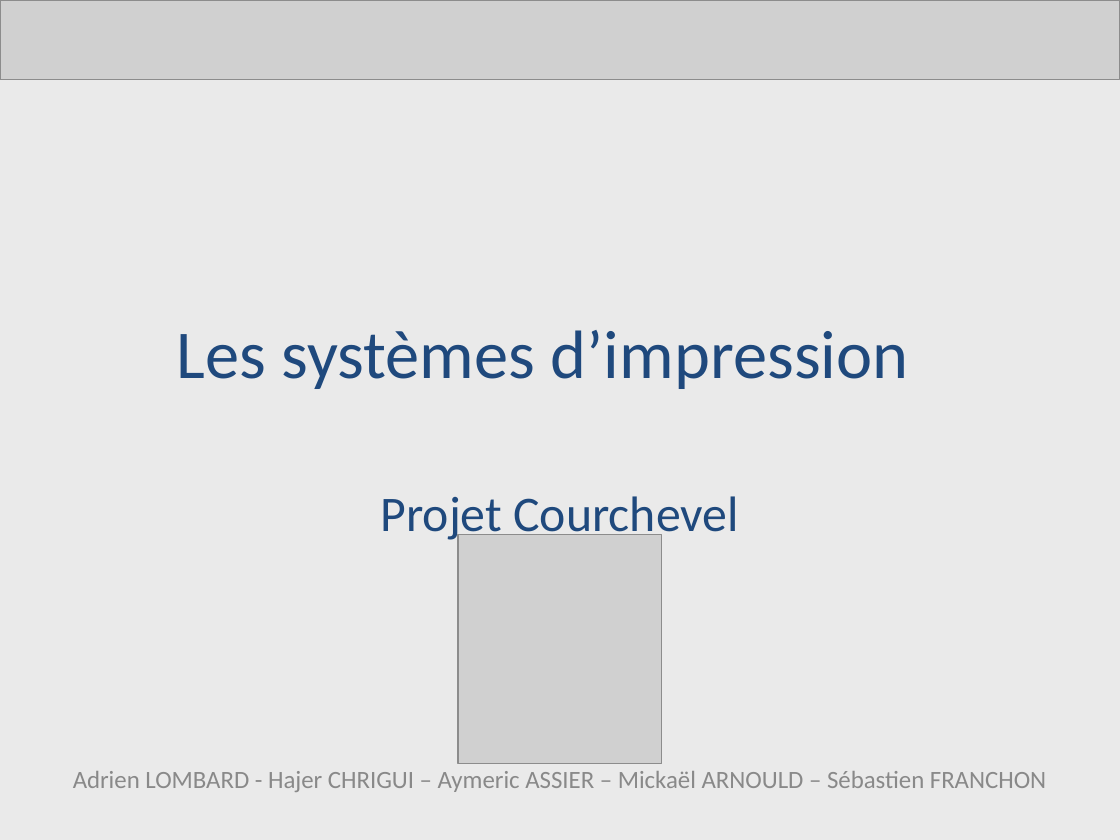
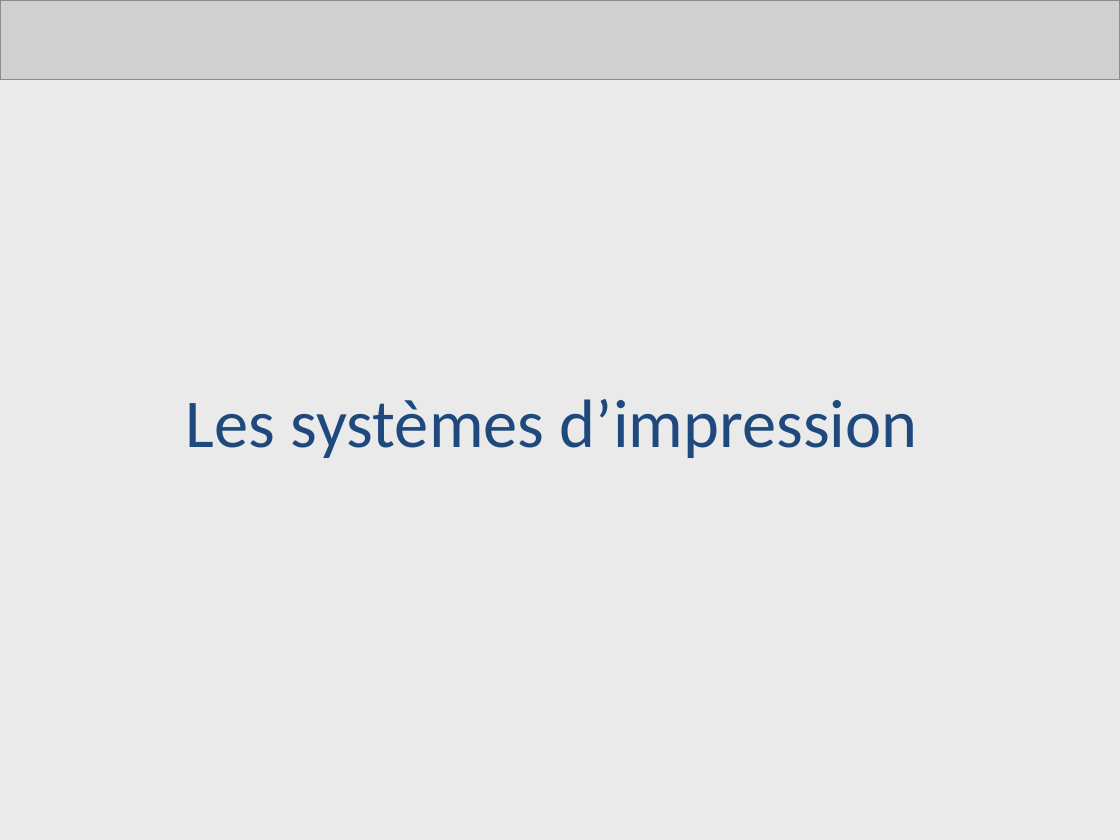
Before and after one commit to AdrienLombard/SimplePass, a slide deck: slide 1 of source/Système d'impression- Bilan intermédiaire - Version Adrien.ppt. Drawn at 1120x840 pixels with LibreOffice and Linux fonts; fonts in the diff are those of the drawing; grey boxes stand for pictures. Boxes give left, top, right and bottom in pixels: in the first picture for what was removed or moved away, otherwise in the second. Text is boxed around its words. In the diff, an @@ line names an element or a change of style, - is before the commit and + after.

```diff
--- a/source/Système d'impression- Bilan intermédiaire - Version Adrien.ppt
+++ b/source/Système d'impression- Bilan intermédiaire - Version Adrien.ppt
@@ title "Les systèmes d’impression": place and size @@
-title "Les systèmes d’impression" at box(177, 330, 909, 389)
+title "Les systèmes d’impression" at box(186, 399, 918, 458)
@@ subtitle removed at box(73, 496, 1046, 792) @@
-Projet Courchevel
-Adrien LOMBARD - Hajer CHRIGUI – Aymeric ASSIER – Mickaël ARNOULD – Sébastien FRANCHON
@@ picture removed at box(458, 534, 662, 764) @@
```
Also in this commit, not shown: 4 other slides changed, 1 other file.
